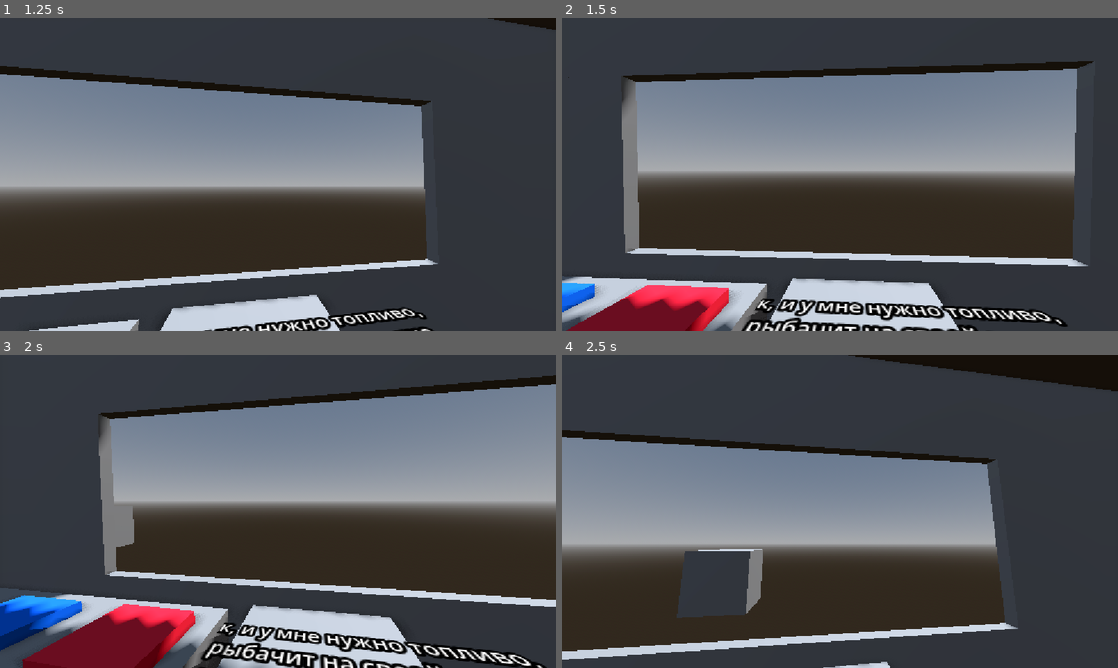
Above: before the commit, frames 1-4 (two rows, left to right).
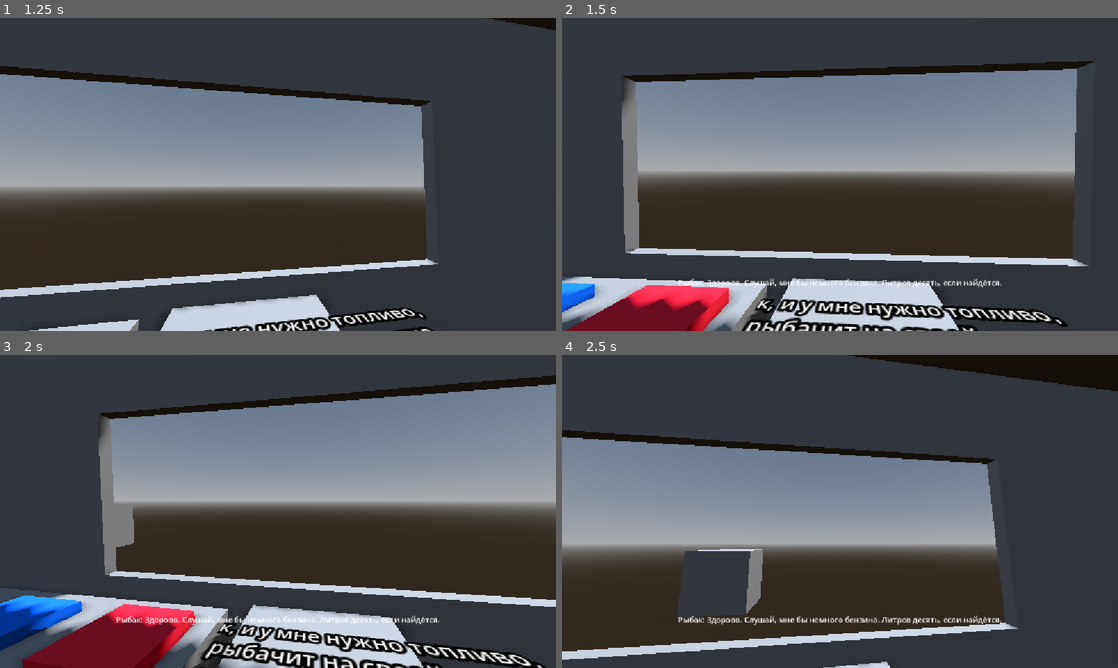
Above: after the commit, the same moments.

Repository: RolicsVin/AZS
Game: Godot game, scene res://scenes/game.tscn
The game is run twice, just before and just after one commit, with the same random seed, the same clock (stepped at 60 frames per second) and the same inputs.
Inputs (mouse positions are in pixels of both pictures, inside the frame that each line leads up to):
- Up to frame 1 (1.25 s): tap Enter (ui_accept) at 0.5, 0.77 s; move the mouse to (400, 158) at 0.52 s; hold Right (ui_right) from 0.53 s (still down); click (400, 158) at 0.6 s
- Up to frame 2 (1.5 s): move the mouse to (728, 190) at 1.27 s; release Right (ui_right) at 1.28 s; hold Down (ui_down) from 1.28 s (still down); click (728, 190) at 1.35 s
- Up to frame 3 (2 s): keep holding Down (ui_down); tap Enter (ui_accept) at 1.52 s
- Up to frame 4 (2.5 s): move the mouse to (895, 442) at 2.02 s; release Down (ui_down) at 2.03 s; hold Right (ui_right) from 2.03 s (still down); click (895, 442) at 2.1 s

Frame 1 is identical in both runs. In frame 2, 0.5% of the frame differs, in the area x 20-80%, y 83-87%; in frame 3, 0.5%; in frame 4, 0.7%.

Commit message:
Added Mouse Style Change
AMSC

Diff:
--- a/core/classes/gameplay/area_button.gd
+++ b/core/classes/gameplay/area_button.gd
@@ -3,6 +3,22 @@
 
 signal pressed ## Издаётся, когда был вызван метод "press"
 
-
+var inarea: bool = false
 func press():
 	pressed.emit()
+
+
+func _process(delta: float) -> void:
+	if inarea:
+		if Input.is_action_just_pressed("left_mouse"):
+			press()
+
+
+func _on_mouse_entered() -> void:
+	Input.set_default_cursor_shape(Input.CURSOR_POINTING_HAND)
+	inarea = true
+
+
+func _on_mouse_exited() -> void:
+	Input.set_default_cursor_shape(Input.CURSOR_ARROW)
+	inarea = false
--- a/scenes/game.gd
+++ b/scenes/game.gd
@@ -1,7 +1,7 @@
 ## В этом скрипте хранится основной игровой цикл
 extends Node3D
 
-@export var player: Player ## Игрок
+
 @export var cars: Array[Car] ## Список автомобилей по очереди
 
 @export var ui: Control ## Пользовательский интерфейс
@@ -51,7 +51,7 @@
 		return
 	ui.show()
 	web.set_text(current_car.get_social_networks())
-	player.player_stop()
+
 
 
 func start_dialog() -> void:
@@ -61,7 +61,7 @@
 		push_error("У персонажа не задано имя стартового диалога.")
 		return
 	ui.show()
-	player.player_stop()
+
 	dialog.start_dialog(current_car.get_character())
 
 
@@ -69,11 +69,11 @@
 	web.hide()
 	dialog.hide()
 	ui.hide()
-	player.player_continue()
+
 
 
 func end_game() -> void:
-	player.player_stop()
+
 	ui.show()
 	$UI/Label.show()
 	$UI/Button.hide()
--- a/scenes/game.tscn
+++ b/scenes/game.tscn
@@ -486,5 +486,7 @@
 [connection signal="pressed" from="Buttons/Accert" to="." method="accert"]
 [connection signal="pressed" from="Buttons/Deny" to="." method="deny"]
 [connection signal="pressed" from="Buttons/SocialNetworks" to="." method="open_web"]
+[connection signal="mouse_entered" from="Dialog" to="Dialog" method="_on_mouse_entered"]
+[connection signal="mouse_exited" from="Dialog" to="Dialog" method="_on_mouse_exited"]
 [connection signal="pressed" from="Dialog" to="." method="start_dialog"]
 [connection signal="pressed" from="UI/Button" to="." method="player_continue"]
